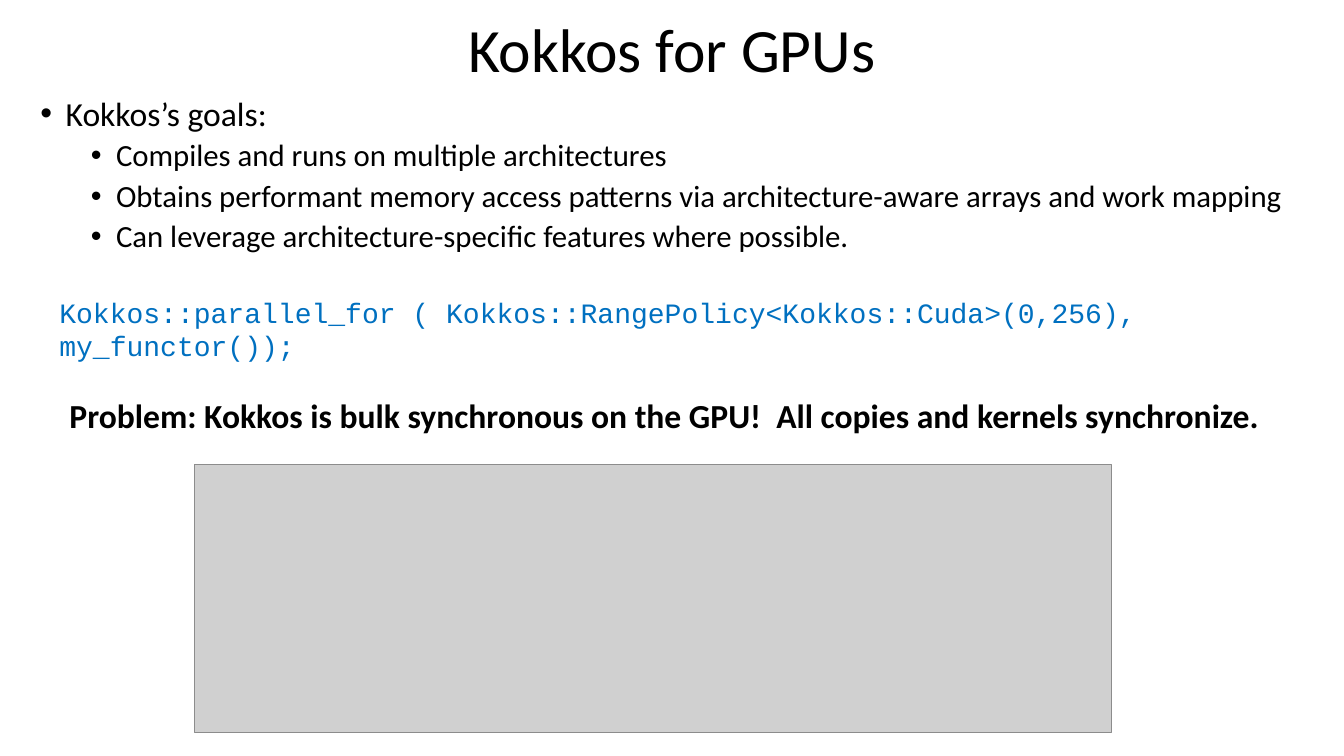
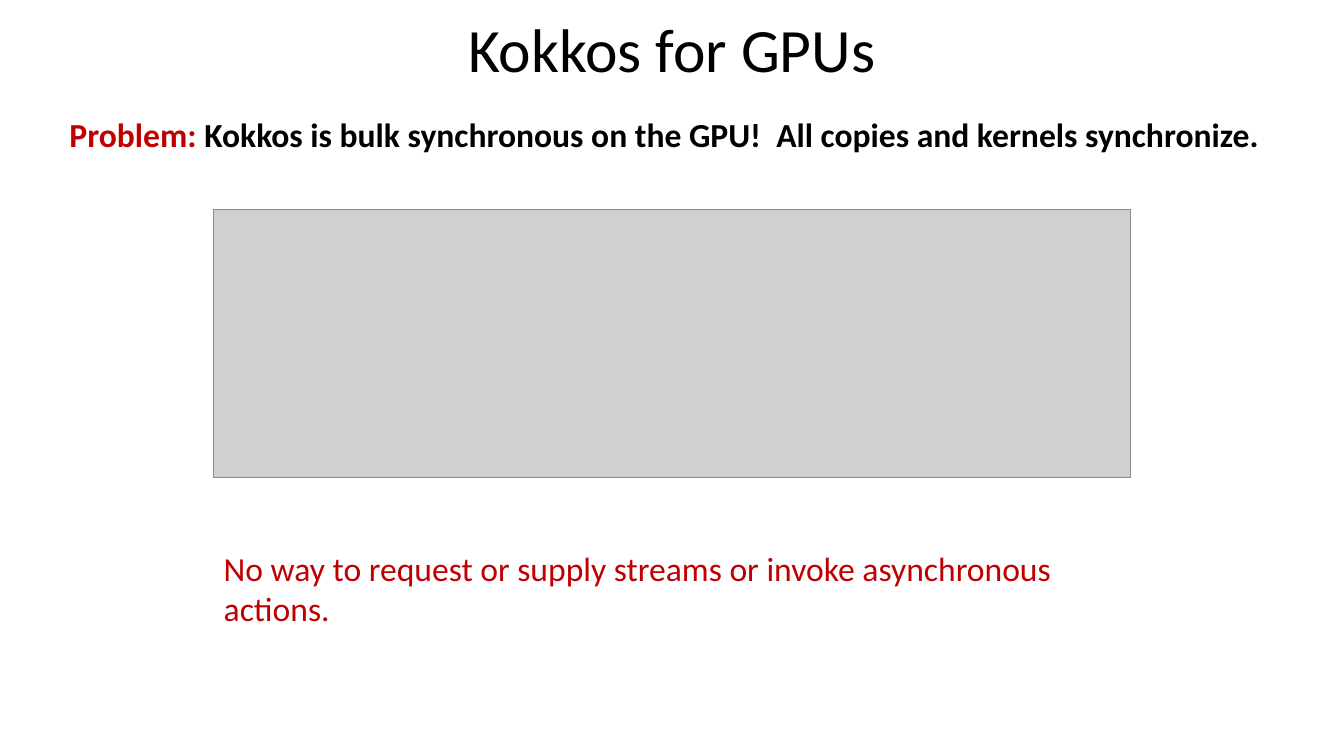
Before and after one commit to bradleypeterson/proposal, a slide deck: slide 26 of slides/Portable and Performant GPU_dec1.pptx (slide 17 before the commit). Drawn at 1344x756 pixels with LibreOffice and Linux fonts; fonts in the diff are those of the drawing; grey boxes stand for pictures. Boxes give left, top, right and bottom in pixels: in the first picture for what was removed or moved away, otherwise in the second. Text is boxed around its words. In the diff, an @@ line names an element or a change of style, - is before the commit and + after.

```diff
--- a/slides/Portable and Performant GPU_dec1.pptx
+++ b/slides/Portable and Performant GPU_dec1.pptx
@@ text "Problem: Kokkos is bulk synchronous ...": place and size @@
-text "Problem: Kokkos is bulk synchronous ..." at <box>69,404,1258,434</box>
+text "Problem: Kokkos is bulk synchronous ..." at <box>69,123,1258,153</box>
@@ text "Problem: Kokkos is bulk synchronous ..." at <box>69,123,1258,153</box>: text colour #000000 to #C00000 in "Problem:" @@
@@ text removed at <box>66,102,1281,253</box> @@
-• Kokkos’s goals:
-  • Compiles and runs on multiple architectures
-  • Obtains performant memory access patterns via architecture-aware arrays and work mapping
-  • Can leverage architecture-speciﬁc features where possible.
@@ picture: place and size @@
-picture at <box>195,465,1111,732</box>
+picture at <box>214,210,1130,477</box>
@@ text removed at <box>59,303,1136,362</box> @@
-Kokkos::parallel_for ( Kokkos::RangePolicy<Kokkos::Cuda>(0,256), my_functor());
@@ text added at <box>224,557,1050,587</box>, 24 pt, text #C00000 @@
+No way to request or supply streams or invoke asynchronous actions.
```
Also in this commit, not shown: 15 other slides changed, 18 slides added, 6 slides removed, 2 other files.
